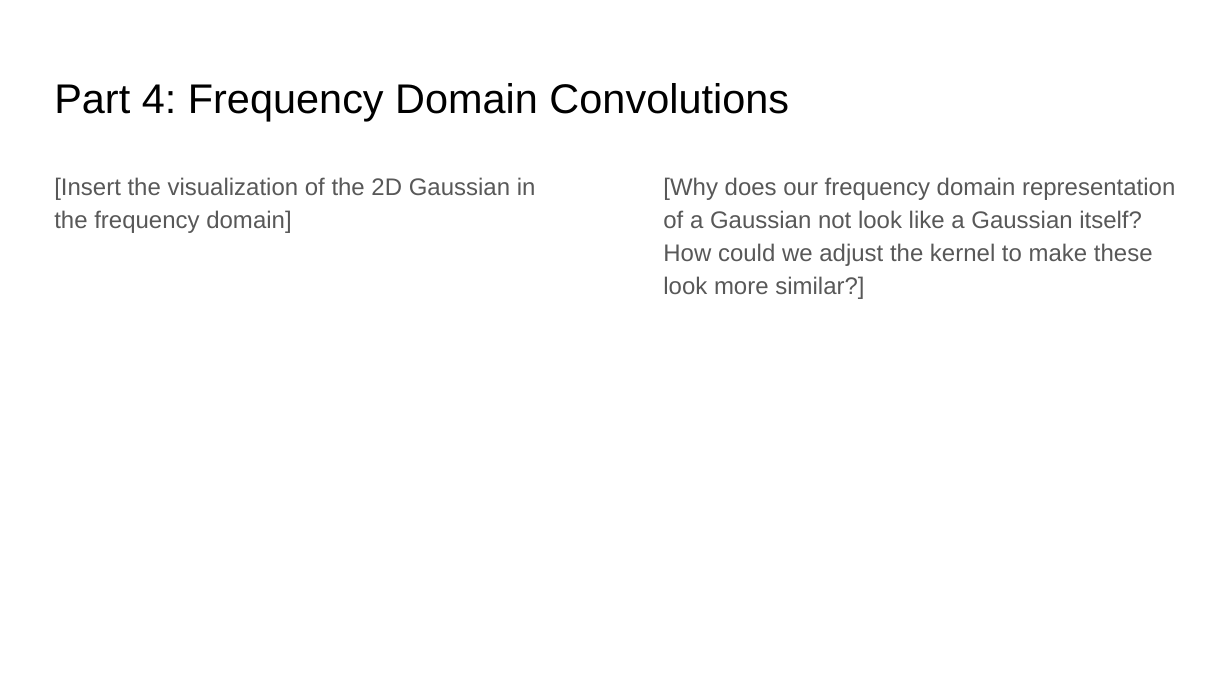
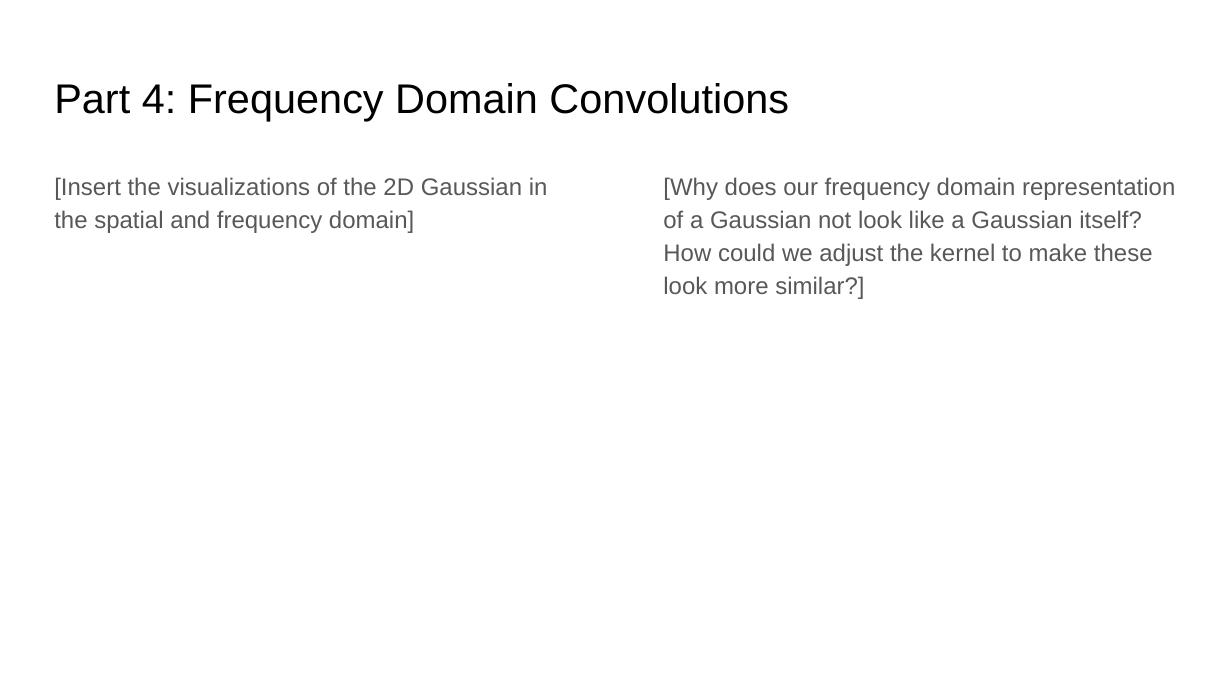
Before and after one commit to aashutoshav/Computer-Vision-Project-1, a slide deck: slide 16 of docs/report.pptx (slide 17 before the commit). Drawn at 1232x693 pixels with LibreOffice and Linux fonts; fonts in the diff are those of the drawing. Boxes give left, top, right and bottom in pixels: in the first picture for what was removed or moved away, otherwise in the second. Text is boxed around its words. In the diff, an @@ line names an element or a change of style, - is before the commit and + after.

```diff
--- a/docs/report.pptx
+++ b/docs/report.pptx
@@ text at (54,177,548,233): text changed @@
-[Insert the visualization of the 2D Gaussian in the frequency domain]
+[Insert the visualizations of the 2D Gaussian in the spatial and frequency domain]
```
Also in this commit, not shown: 8 other slides changed, 1 slide removed, 2 other files.
